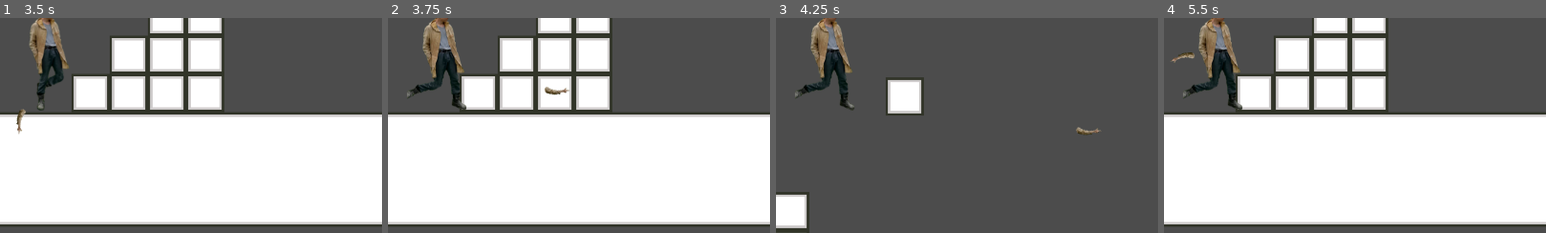
Above: before the commit, frames 1-4 (left to right).
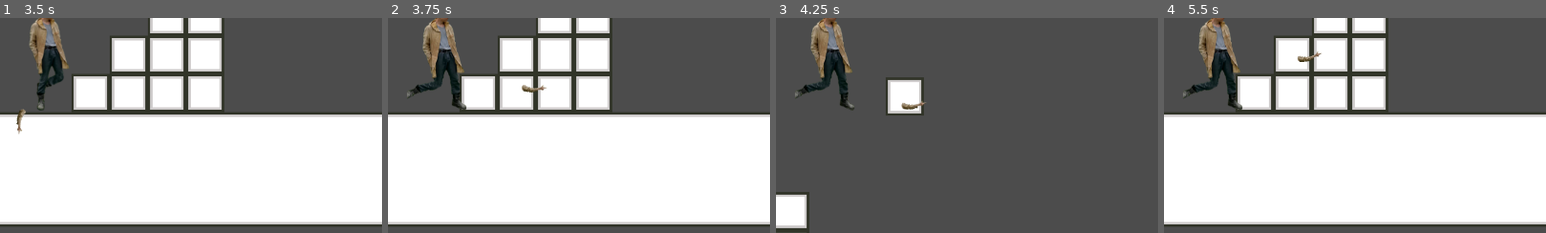
Above: after the commit, the same moments.

Repository: DrOnGeE/Artems-Geyms
Game: Godot game, scene res://SCN/BASICS_DEMO_LEVEL.tscn
The game is run twice, just before and just after one commit, with the same random seed, the same clock (stepped at 60 frames per second) and the same inputs.
Inputs (mouse positions are % of the whole screen's width and height, from its top left):
- Up to frame 1 (3.5 s): tap Enter at 0.5 s; move the mouse to (41, 41) at 0.52 s; press the mouse at (41, 41) at 0.53 s; hold D (player_right) 0.53-2.03 s; tap Space (player_jump) at 0.77, 1.52, 3.02 s; move the mouse to (30, 55) at 1.27 s; release the mouse at (30, 55) at 1.28 s; click (30, 55) at 1.35 s; move the mouse to (60, 28) at 2.02 s; press the mouse at (60, 28) at 2.03 s; hold A (player_left) 2.03-2.78 s; move the mouse to (45, 70) at 2.77 s; release the mouse at (45, 70) at 2.78 s; hold D (player_right) from 2.78 s (still down); click (45, 70) at 2.85 s
- Up to frame 2 (3.75 s): keep holding D (player_right); move the mouse to (80, 65) at 3.52 s; press the mouse at (80, 65) at 3.53 s
- Up to frame 3 (4.25 s): keep holding D (player_right); tap Space (player_jump) at 3.77 s
- Up to frame 4 (5.5 s): move the mouse to (20, 35) at 4.27 s; release D (player_right) at 4.28 s; release the mouse at (20, 35) at 4.28 s; hold A (player_left) 4.28-5.03 s; click (20, 35) at 4.35 s; tap Space (player_jump) at 4.52 s; move the mouse to (55, 50) at 5.02 s; press the mouse at (55, 50) at 5.03 s; hold D (player_right) from 5.03 s (still down)
The pictures show only the part of the screen within x 44-94%, y 41-91%; the shares and areas given below are measured in that part.

Frame 1 is identical in both runs. In frame 2, 0.3% of the frame differs, in the area x 35-48%, y 31-36%; in frame 3, 0.3%; in frame 4, 0.2%.

Commit message:
Finally! The Secret of the hand was recognized!

Diff:
--- a/Artem's Adventure/OBJ/HAND.tscn
+++ b/Artem's Adventure/OBJ/HAND.tscn
@@ -3,26 +3,19 @@
 [ext_resource path="res://IMG/sprite_hand_stub.png" type="Texture" id=1]
 [ext_resource path="res://SRC/hand_movement.gd" type="Script" id=2]
 
-[sub_resource type="CircleShape2D" id=1]
-radius = 7.07107
-
 [sub_resource type="CircleShape2D" id=2]
 radius = 12.0
 
+[sub_resource type="CircleShape2D" id=3]
+
 [node name="KinematicBody2D" type="KinematicBody2D"]
+collision_layer = 2
+collision_mask = 2
 script = ExtResource( 2 )
 
 [node name="Sprite" type="Sprite" parent="."]
 position = Vector2( 117, -0.5 )
 texture = ExtResource( 1 )
-__meta__ = {
-"_edit_group_": true
-}
-
-[node name="CollisionShape2D" type="CollisionShape2D" parent="."]
-position = Vector2( 117, -0.5 )
-shape = SubResource( 1 )
-disabled = true
 __meta__ = {
 "_edit_group_": true
 }
@@ -33,6 +26,7 @@
 
 [node name="Area2D" type="Area2D" parent="."]
 position = Vector2( 133, 0 )
+collision_layer = 2
 __meta__ = {
 "_edit_group_": true
 }
@@ -40,5 +34,9 @@
 [node name="CollisionShape2D" type="CollisionShape2D" parent="Area2D"]
 shape = SubResource( 2 )
 
+[node name="CollisionShape2D" type="CollisionShape2D" parent="."]
+position = Vector2( 124, 1 )
+shape = SubResource( 3 )
+
 [connection signal="mouse_entered" from="Area2D" to="." method="_on_Area2D_mouse_entered"]
 [connection signal="mouse_exited" from="Area2D" to="." method="_on_Area2D_mouse_exited"]
--- a/Artem's Adventure/OBJ/PLAYER.tscn
+++ b/Artem's Adventure/OBJ/PLAYER.tscn
@@ -23,6 +23,10 @@
 [sub_resource type="RectangleShape2D" id=3]
 extents = Vector2( 37, 94.0625 )
 
+[sub_resource type="CapsuleShape2D" id=4]
+radius = 8.0
+height = 292.0
+
 [node name="KinematicBody2D" type="KinematicBody2D"]
 script = ExtResource( 2 )
 
@@ -38,3 +42,16 @@
 shape = SubResource( 3 )
 
 [node name="Hand" parent="." instance=ExtResource( 6 )]
+
+[node name="StaticBody2D" type="StaticBody2D" parent="."]
+collision_layer = 0
+collision_mask = 3
+
+[node name="CollisionShape2D" type="CollisionShape2D" parent="StaticBody2D"]
+position = Vector2( 187, -1 )
+shape = SubResource( 4 )
+
+[node name="AreaLimit" type="Area2D" parent="."]
+collision_layer = 2
+
+[connection signal="area_exited" from="AreaLimit" to="Hand" method="_on_AreaLimit_area_exited"]
--- a/Artem's Adventure/SRC/hand_movement.gd
+++ b/Artem's Adventure/SRC/hand_movement.gd
@@ -37,8 +37,13 @@
 
 
 func _on_Area2D_mouse_entered():
-	print("got it")
-
+	#print("got it")
+	pass
 
 func _on_Area2D_mouse_exited():
-	print("well")
+	#print("well")
+	pass
+
+func _on_AreaLimit_area_exited(area):
+	print("catch")
+	pass
Not shown: 1 places in Artem's Adventure/OBJ/PLAYER.tscn that only renumber resources
